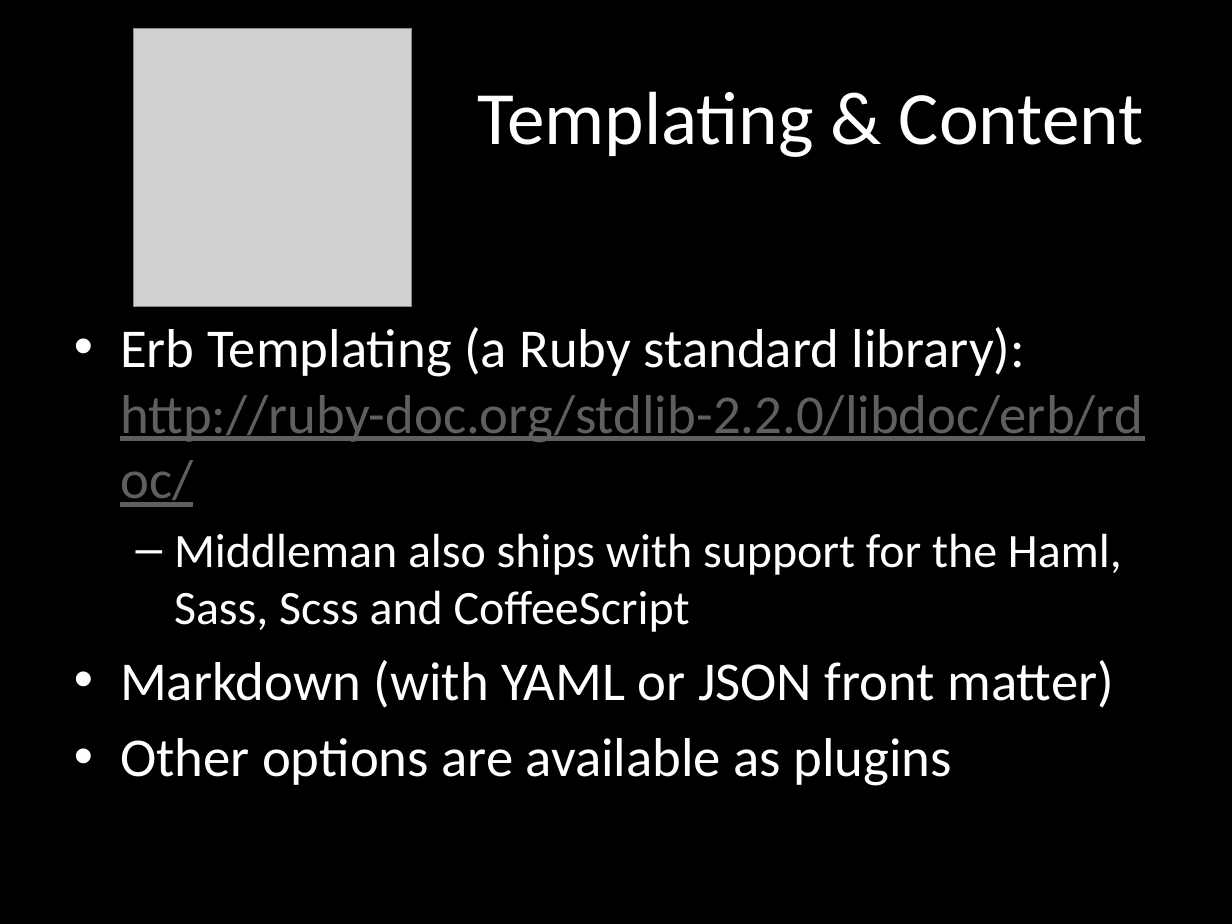
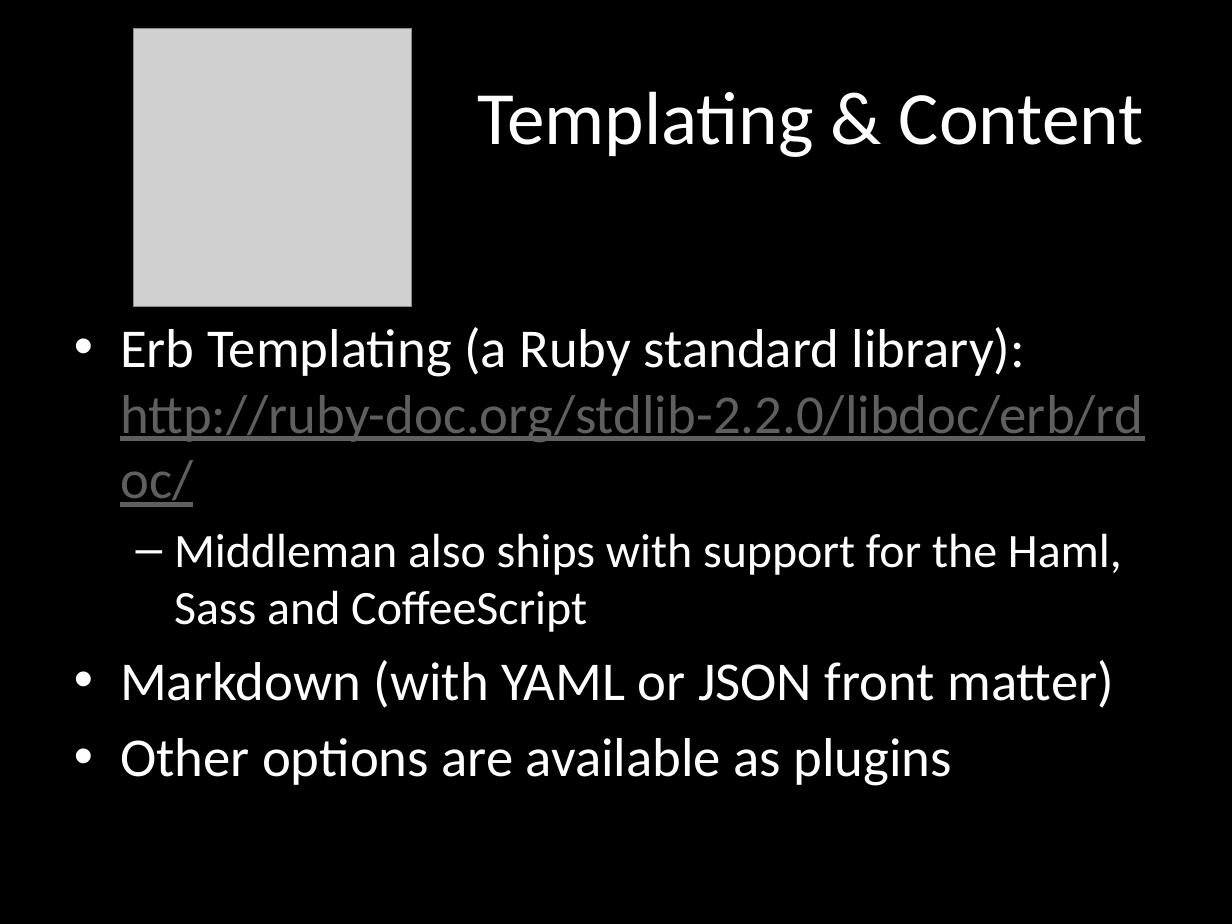
Before and after one commit to remotesynth/Static-Site-Samples, a slide deck: slide 28 of static-sites.pptx. Drawn at 1232x924 pixels with LibreOffice and Linux fonts; fonts in the diff are those of the drawing; grey boxes stand for pictures. Boxes give left, top, right and bottom in pixels: in the first picture for what was removed or moved away, otherwise in the second. Text is boxed around its words. In the diff, an @@ line names an element or a change of style, - is before the commit and + after.

Commit message:
Updated readme
Minor tweaks to the Powerpoint

```diff
--- a/static-sites.pptx
+++ b/static-sites.pptx
@@ text at (174,533,1122,632): text changed @@
-  – Middleman also ships with support for the Haml, Sass, Scss and CoffeeScript
+  – Middleman also ships with support for the Haml, Sass and CoffeeScript
```
Also in this commit, not shown: 2 other files.
